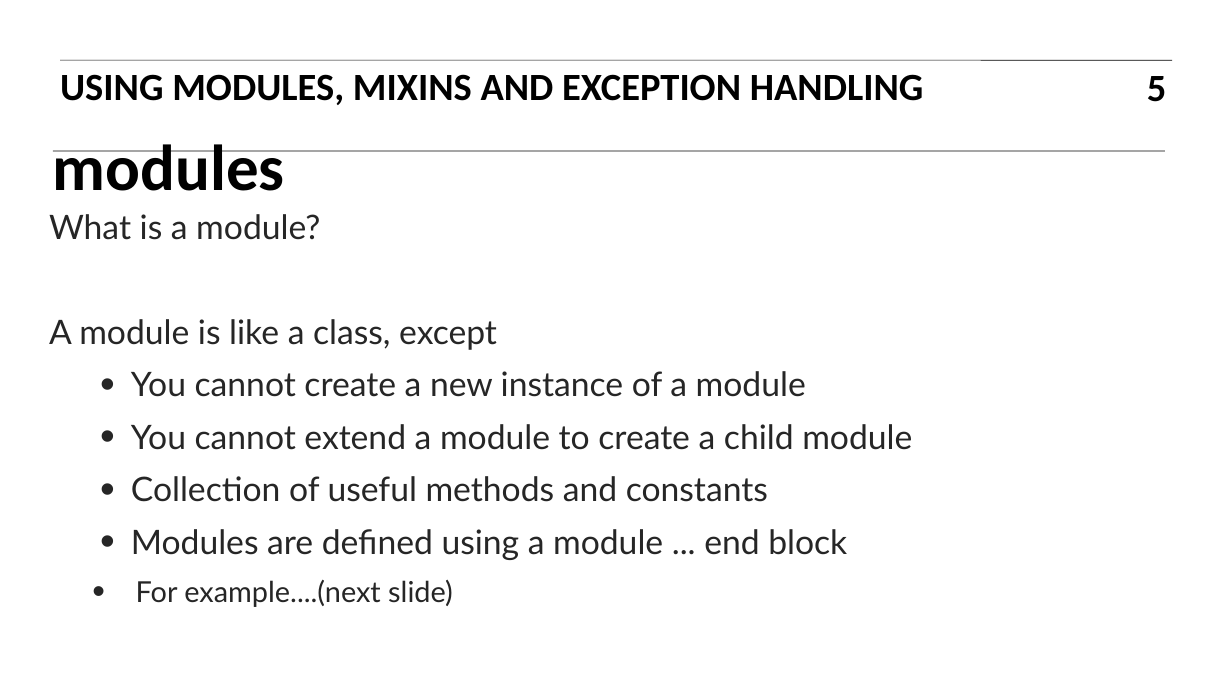
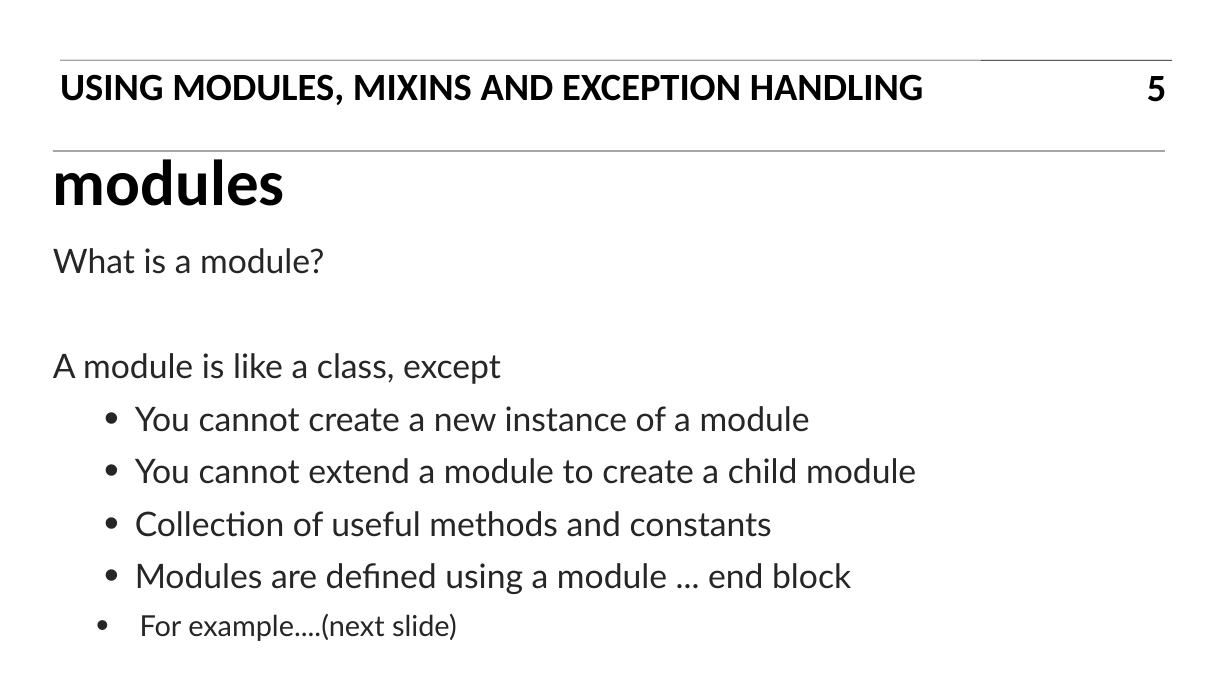
Before and after one commit to TravisGriffiths/ITR-BOS-01, a slide deck: slide 5 of Slides/07_ITR_slides.ppt. Drawn at 1232x692 pixels with LibreOffice and Linux fonts; fonts in the diff are those of the drawing. Boxes give left, top, right and bottom in pixels: in the first picture for what was removed or moved away, otherwise in the second. Text is boxed around its words. In the diff, an @@ line names an element or a change of style, - is before the commit and + after.

```diff
--- a/Slides/07_ITR_slides.ppt
+++ b/Slides/07_ITR_slides.ppt
@@ title "modules" rewrapped from (x1=53, y1=144, x2=285, y2=191) to (x1=53, y1=151, x2=285, y2=206) @@
@@ text "What is a module?" moved from (x1=49, y1=214, x2=912, y2=607) to (x1=53, y1=248, x2=916, y2=641) @@
```
Also in this commit, not shown: 1 other slide changed, 2 other files.
